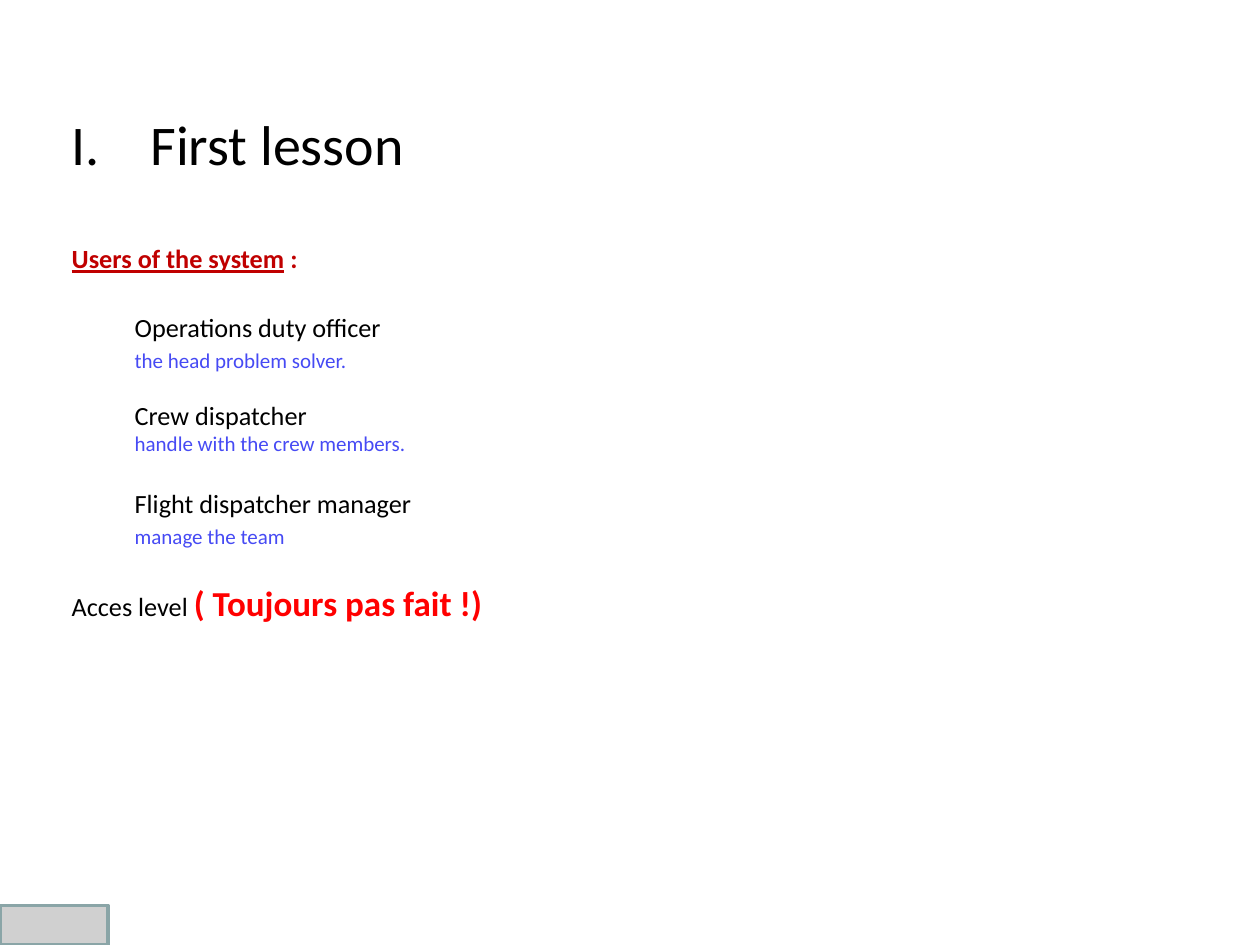
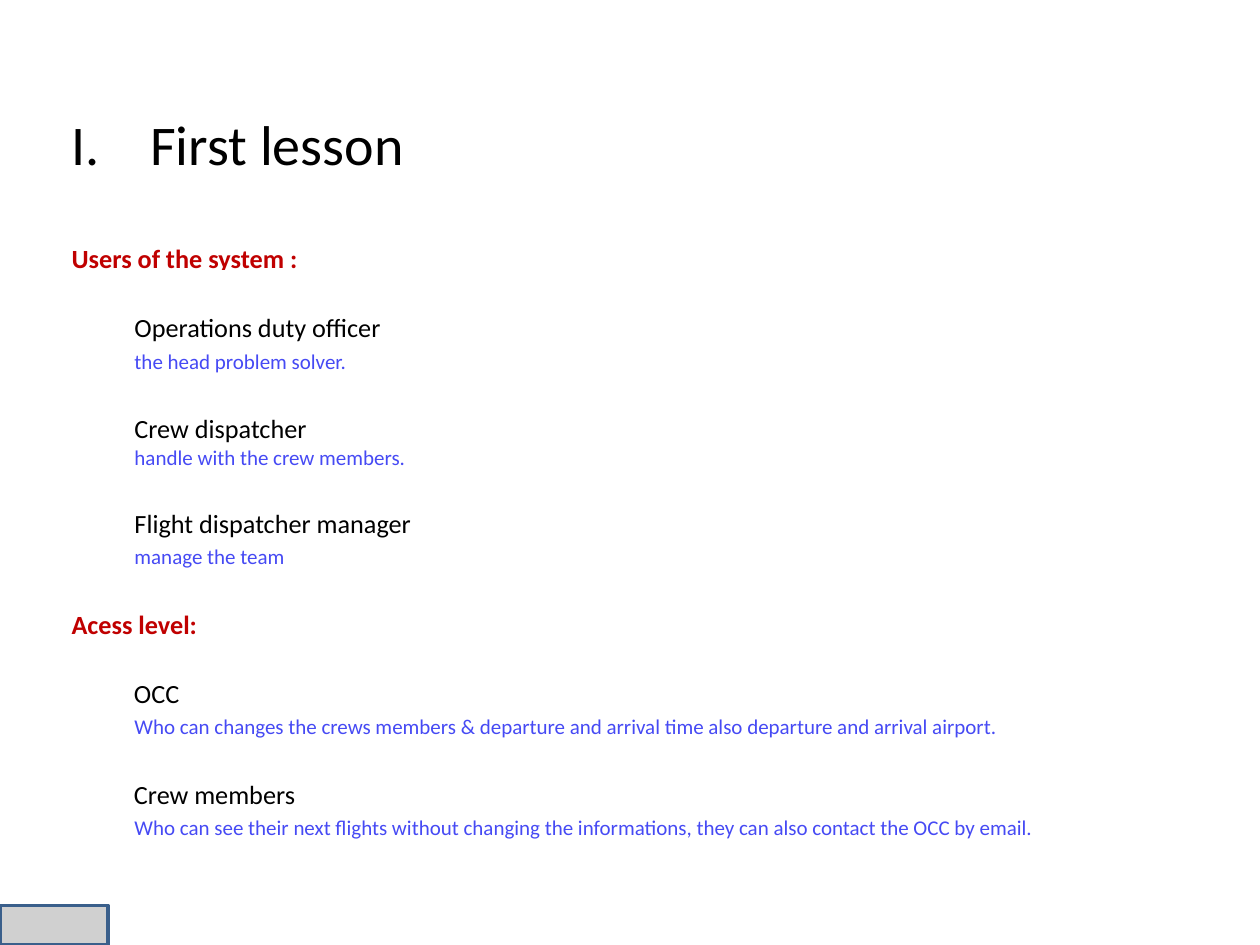
Before and after one commit to niss93/Preplane, a slide deck: slide 6 of Presentation.pptx. Drawn at 1260x945 pixels with LibreOffice and Linux fonts; fonts in the diff are those of the drawing; grey boxes stand for pictures; background and template pictures are left out. Boxes give left, top, right and bottom in pixels: in the first picture for what was removed or moved away, otherwise in the second. Text is boxed around its words. In the diff, an @@ line names an element or a change of style, - is before the commit and + after.

```diff
--- a/Presentation.pptx
+++ b/Presentation.pptx
@@ text at box(72, 249, 284, 270): indent changed; less space between paragraphs @@
@@ text at box(72, 615, 1032, 839): text changed; size 20 to 12 pt; text colour #FF0000 to #464AF4; bold off @@
-Acces level ( Toujours pas fait !)
+Acess level:
+OCC
+Who can changes the crews members & departure and arrival time also departure and arrival airport.
+Crew members
+Who can see their next flights without changing the informations, they can also contact the OCC by email.
```
Also in this commit, not shown: 14 other slides changed, 1 slide added.
